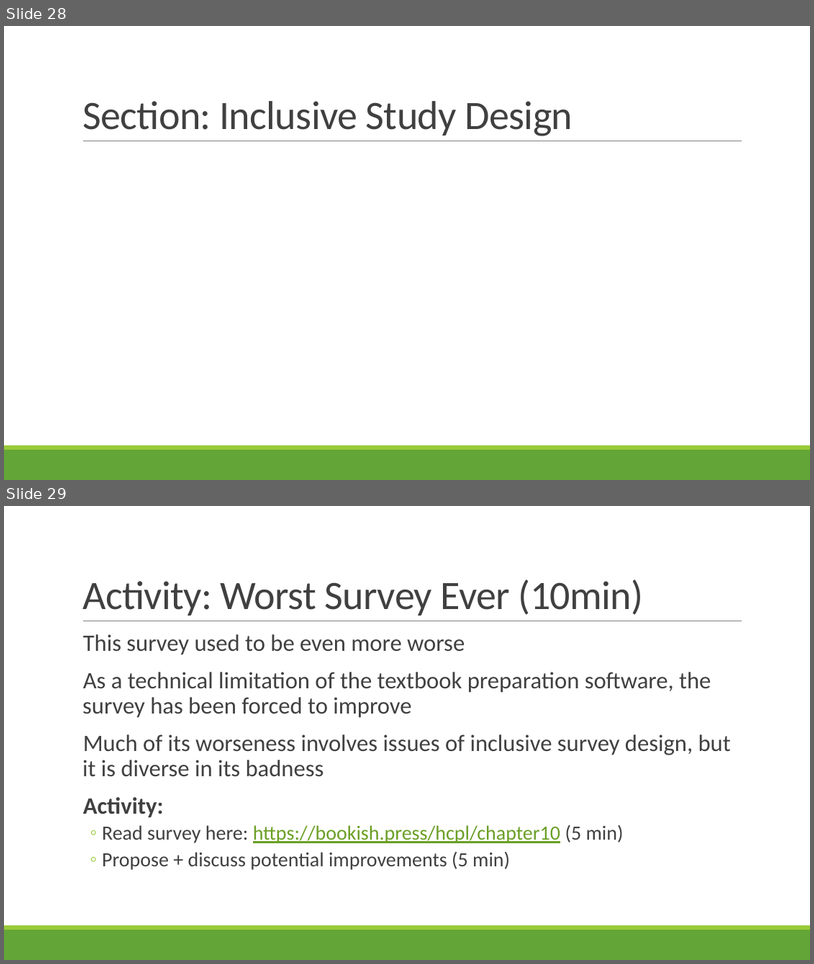
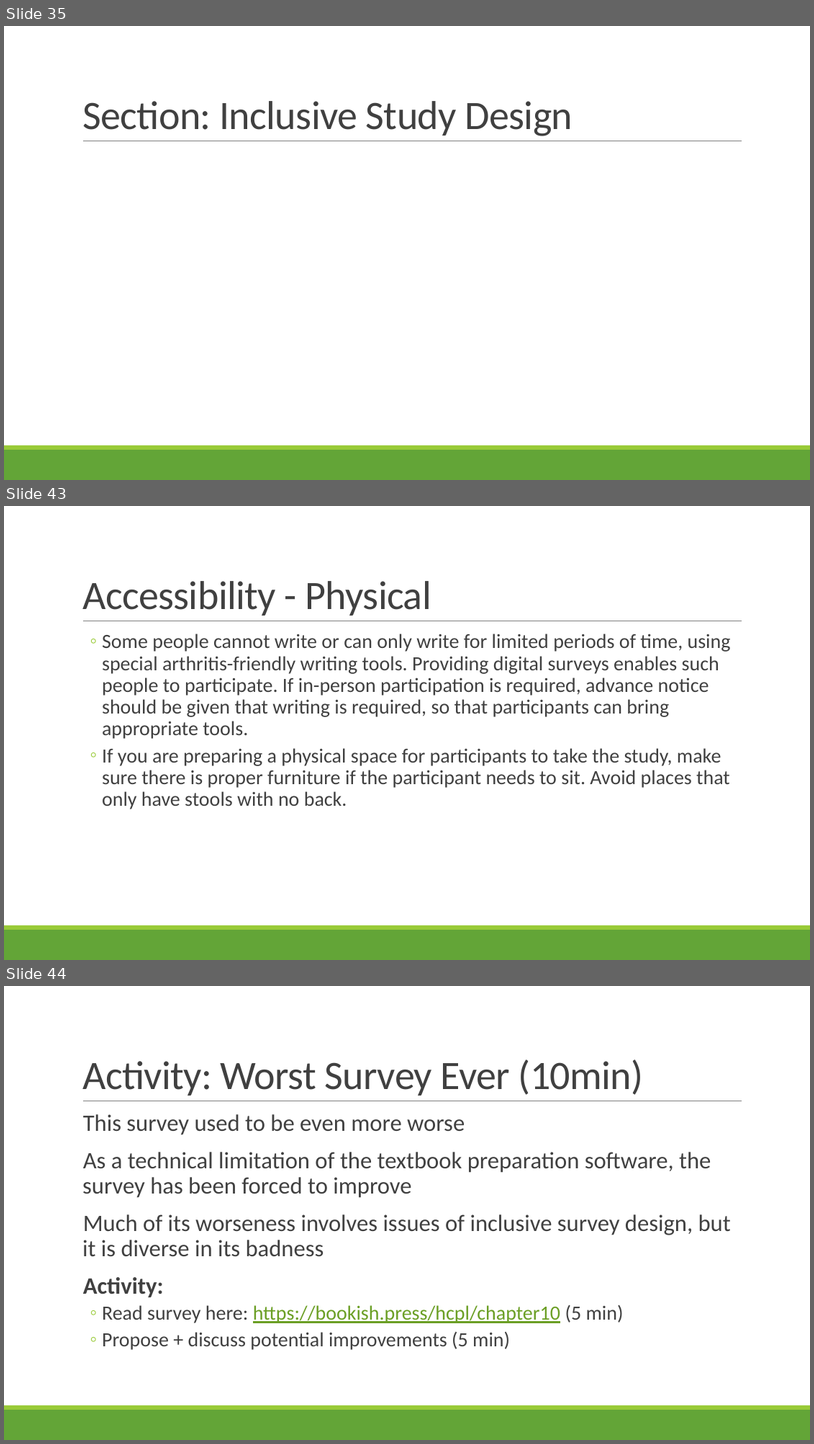
Before and after one commit to rbohrer/pl-course, a slide deck: LectureSlides/09Design2.pptx. Shown one above the other, each under a label of ours: slides 28 and 29 before the commit, slides 35, 43 and 44 after it; the slides between them are not shown. The pictures are 814x964 and 814x1444 pixels, drawn with LibreOffice and Linux fonts; fonts in the diff are those of the drawing. Boxes give left, top, right and bottom in pixels: in the first picture for what was removed or moved away, otherwise in the second. Text is boxed around its words. In the diff, an @@ line names an element or a change of style, - is before the commit and + after.

```diff
--- a/LectureSlides/09Design2.pptx
+++ b/LectureSlides/09Design2.pptx
@@ slide 43 added at box(4, 506, 810, 960), background #FFFFFF; not listed: 3 template elements that a slide beside it also shows @@
@@ title added at box(82, 581, 432, 615), 48 pt, text #404040 @@
+Accessibility - Physical
@@ text added at box(102, 633, 731, 809), 24 pt, text #404040 @@
+  ◦ Some people cannot write or can only write for limited periods of time, using special arthritis-friendly writing tools. Providing digital surveys enables such people to participate. If in-person participation is required, advance notice should be given that writing is required, so that participants can bring appropriate tools.
+  ◦ If you are preparing a physical space for participants to take the study, make sure there is proper furniture if the participant needs to sit. Avoid places that only have stools with no back.
@@ what was slide 28 is now slide 35 @@
@@ what was slide 29 is now slide 44 @@
```
Also in this commit, not shown: 2 slides changed, 15 other slides added, 1 slide removed.
